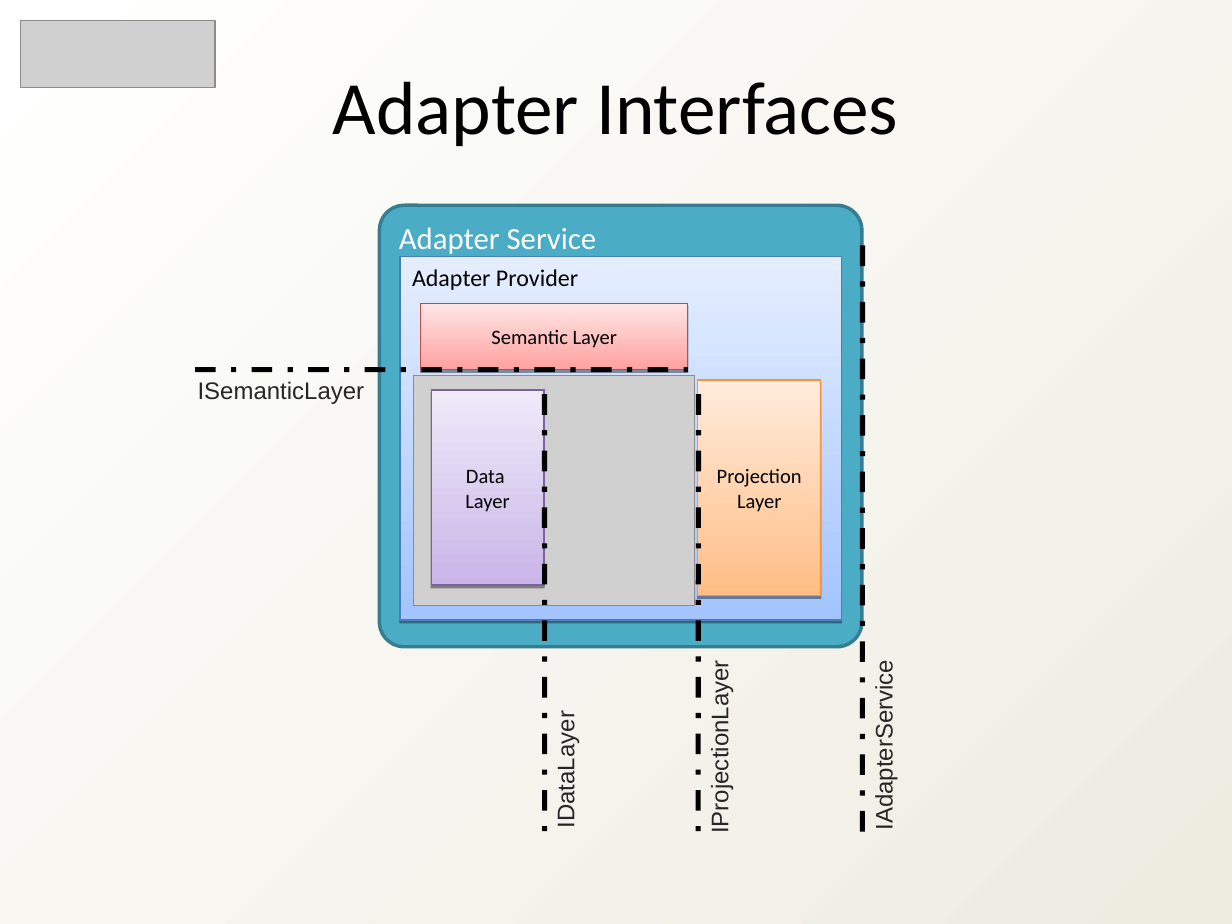
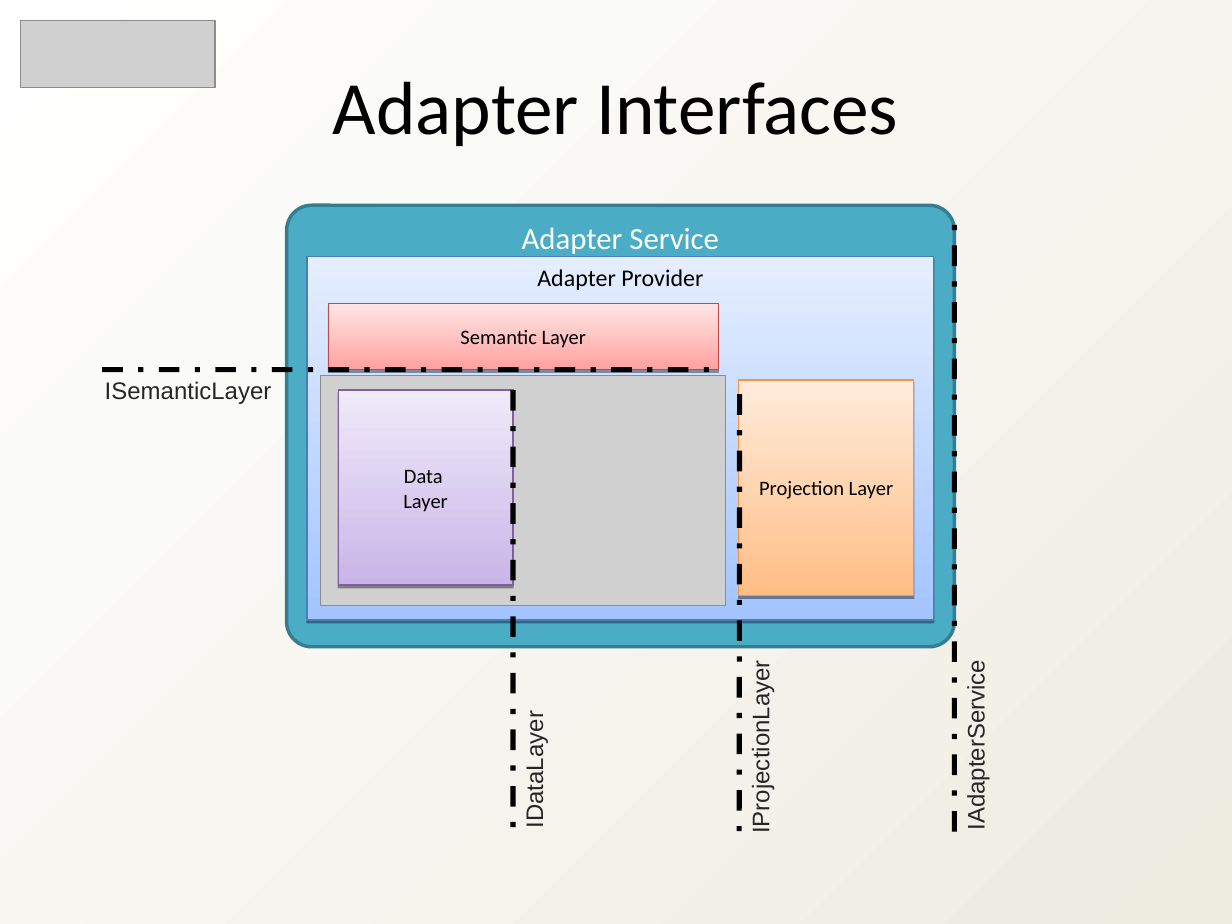
Before and after one commit to heyena/iring-tools, a slide deck: slide 13 of trunk/Documentation/iRING SDK Overview.ppt. Drawn at 1232x924 pixels with LibreOffice and Linux fonts; fonts in the diff are those of the drawing; grey boxes stand for pictures. Boxes give left, top, right and bottom in pixels: in the first picture for what was removed or moved away, otherwise in the second. Text is boxed around its words. In the diff, an @@ line names an element or a change of style, - is before the commit and + after.

```diff
--- a/trunk/Documentation/iRING SDK Overview.ppt
+++ b/trunk/Documentation/iRING SDK Overview.ppt
@@ rounded rectangle "Adapter Service": place and size @@
-rounded rectangle "Adapter Service" at [379, 206, 862, 647]
+rounded rectangle "Adapter Service" at [287, 206, 955, 647]
@@ rounded rectangle "Adapter Service" at [287, 206, 955, 647]: alignment left to centre @@
@@ line moved from (862, 832) - (862, 237) to (955, 832) - (955, 216) @@
@@ rectangle "Adapter Provider" at [307, 256, 934, 620]: alignment left to centre @@
@@ rectangle "Adapter Provider": place and size @@
-rectangle "Adapter Provider" at [400, 256, 841, 620]
+rectangle "Adapter Provider" at [307, 256, 934, 620]
@@ rectangle "Semantic Layer": place and size @@
-rectangle "Semantic Layer" at [421, 303, 689, 370]
+rectangle "Semantic Layer" at [329, 303, 718, 370]
@@ text "ISemanticLayer": place and size @@
-text "ISemanticLayer" at [198, 381, 365, 404]
+text "ISemanticLayer" at [105, 381, 272, 404]
@@ line moved from (195, 370) - (687, 370) to (102, 370) - (718, 370) @@
@@ picture: place and size @@
-picture at [414, 376, 695, 606]
+picture at [320, 376, 726, 606]
@@ rectangle "Projection Layer": place and size @@
-rectangle "Projection Layer" at [697, 379, 821, 595]
+rectangle "Projection Layer" at [739, 379, 914, 595]
@@ rectangle "Data Layer": place and size @@
-rectangle "Data Layer" at [431, 391, 545, 585]
+rectangle "Data Layer" at [339, 391, 514, 585]
@@ line moved from (545, 394) - (545, 832) to (513, 391) - (513, 828) @@
@@ line moved from (699, 394) - (699, 835) to (739, 394) - (739, 835) @@
@@ text "IProjectionLayer": place and size @@
-text "IProjectionLayer" at [707, 677, 734, 829]
+text "IProjectionLayer" at [748, 677, 775, 829]
@@ text "IAdapterService": place and size @@
-text "IAdapterService" at [871, 677, 898, 826]
+text "IAdapterService" at [963, 677, 990, 826]
@@ text "IDataLayer": place and size @@
-text "IDataLayer" at [553, 722, 580, 825]
+text "IDataLayer" at [522, 722, 549, 825]
```
Also in this commit, not shown: 1 other slide changed.
